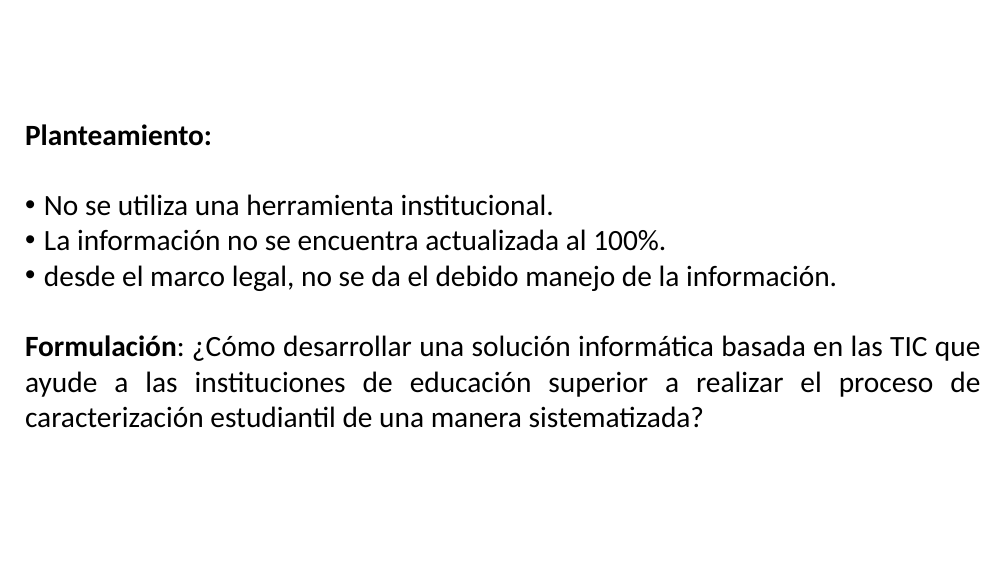
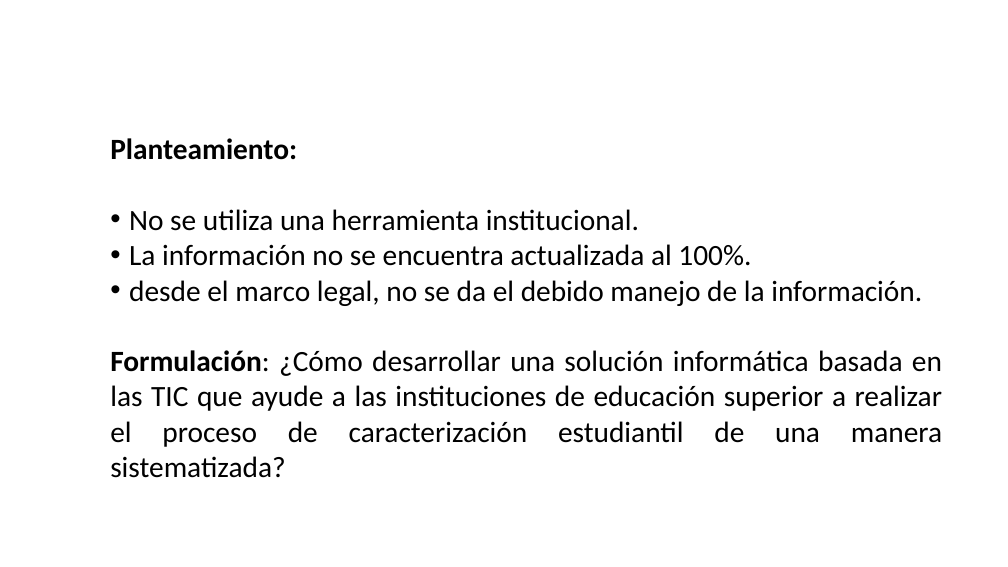
Before and after one commit to BrayanNovoa/uniminuto, a slide deck: slide 3 of expo/expo.pptx. Drawn at 1008x567 pixels with LibreOffice and Linux fonts; fonts in the diff are those of the drawing; background and template pictures are left out. Boxes give left, top, right and bottom in pixels: in the first picture for what was removed or moved away, otherwise in the second. Text is boxed around its words. In the diff, an @@ line names an element or a change of style, - is before the commit and + after.

```diff
--- a/expo/expo.pptx
+++ b/expo/expo.pptx
@@ text "Planteamiento:" rewrapped from (25,124,980,428) to (110,138,942,478) @@
```
Also in this commit, not shown: 12 other slides changed, 5 other files.
